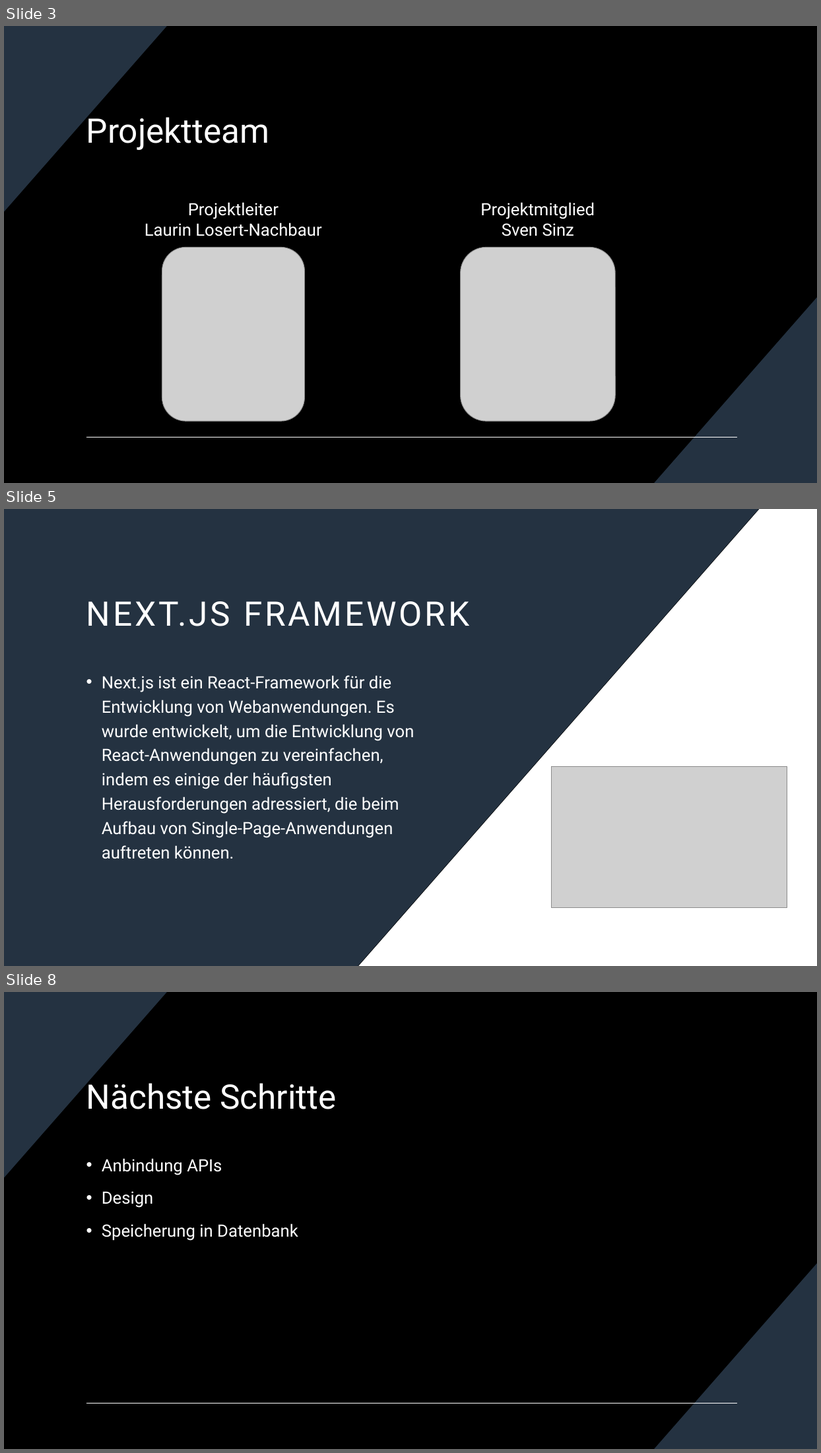
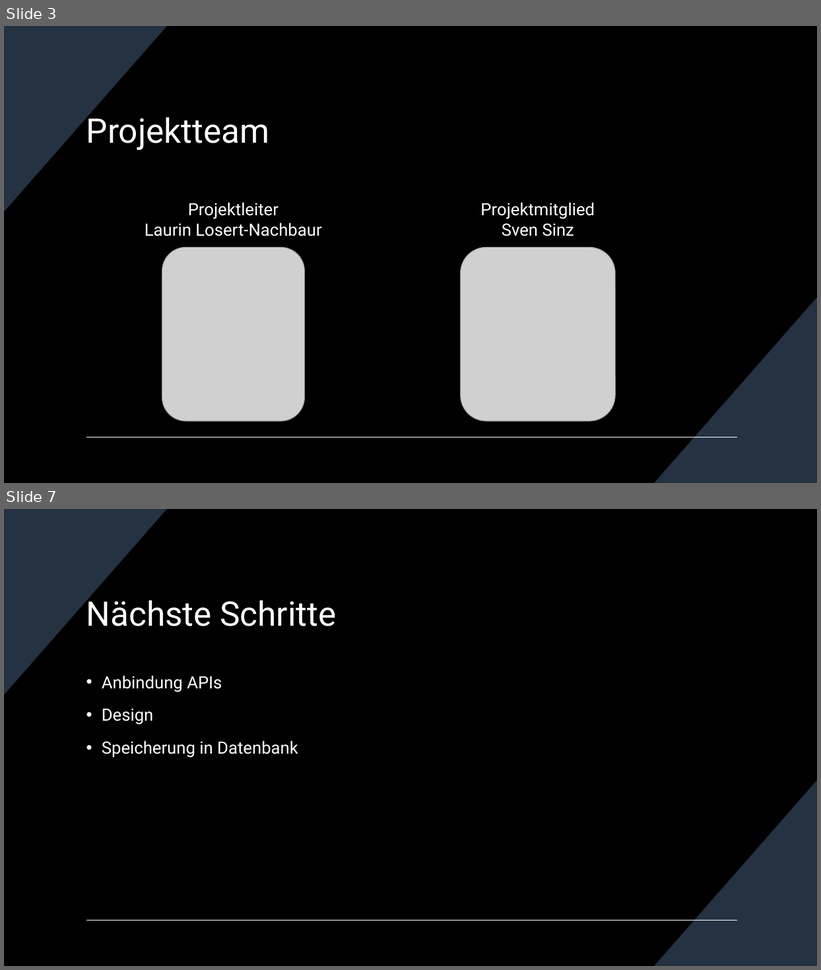
Before and after one commit to AaloFanaa/htldo5_swp, a slide deck: ScreenTale/Projektmanagement/Projekt Präsentationen/ScreenTale Zwischenpräsentation _14_02_2024.pptx. Shown one above the other, each under a label of ours: slides 3, 5 and 8 before the commit, slides 3 and 7 after it; the slides between them are not shown. The pictures are 821x1453 and 821x970 pixels, drawn with LibreOffice and Linux fonts; fonts in the diff are those of the drawing; grey boxes stand for pictures. Boxes give left, top, right and bottom in pixels: in the first picture for what was removed or moved away, otherwise in the second. Text is boxed around its words. In the diff, an @@ line names an element or a change of style, - is before the commit and + after.

```diff
--- a/ScreenTale/Projektmanagement/Projekt Präsentationen/ScreenTale Zwischenpräsentation _14_02_2024.pptx
+++ b/ScreenTale/Projektmanagement/Projekt Präsentationen/ScreenTale Zwischenpräsentation _14_02_2024.pptx
@@ slide 5 removed at <box>4,509,817,966</box>, background #000000; not listed: 2 template elements that a slide beside it also shows @@
@@ rectangle removed at <box>4,509,817,966</box> @@
@@ freeform shape removed at <box>4,509,759,966</box> @@
@@ freeform shape removed at <box>359,509,817,966</box> @@
@@ title removed at <box>86,601,469,626</box> @@
-NEXT.JS FRAMEWORK
@@ text removed at <box>102,675,414,859</box> @@
-• Next.js ist ein React-Framework für die Entwicklung von Webanwendungen. Es wurde entwickelt, um die Entwicklung von React-Anwendungen zu vereinfachen, indem es einige der häufigsten Herausforderungen adressiert, die beim Aufbau von Single-Page-Anwendungen auftreten können.
@@ picture removed at <box>552,767,787,908</box> @@
@@ what was slide 8 is now slide 7 @@
```
Also in this commit, not shown: 2 slides changed, 2 slides added, 2 other slides removed.
